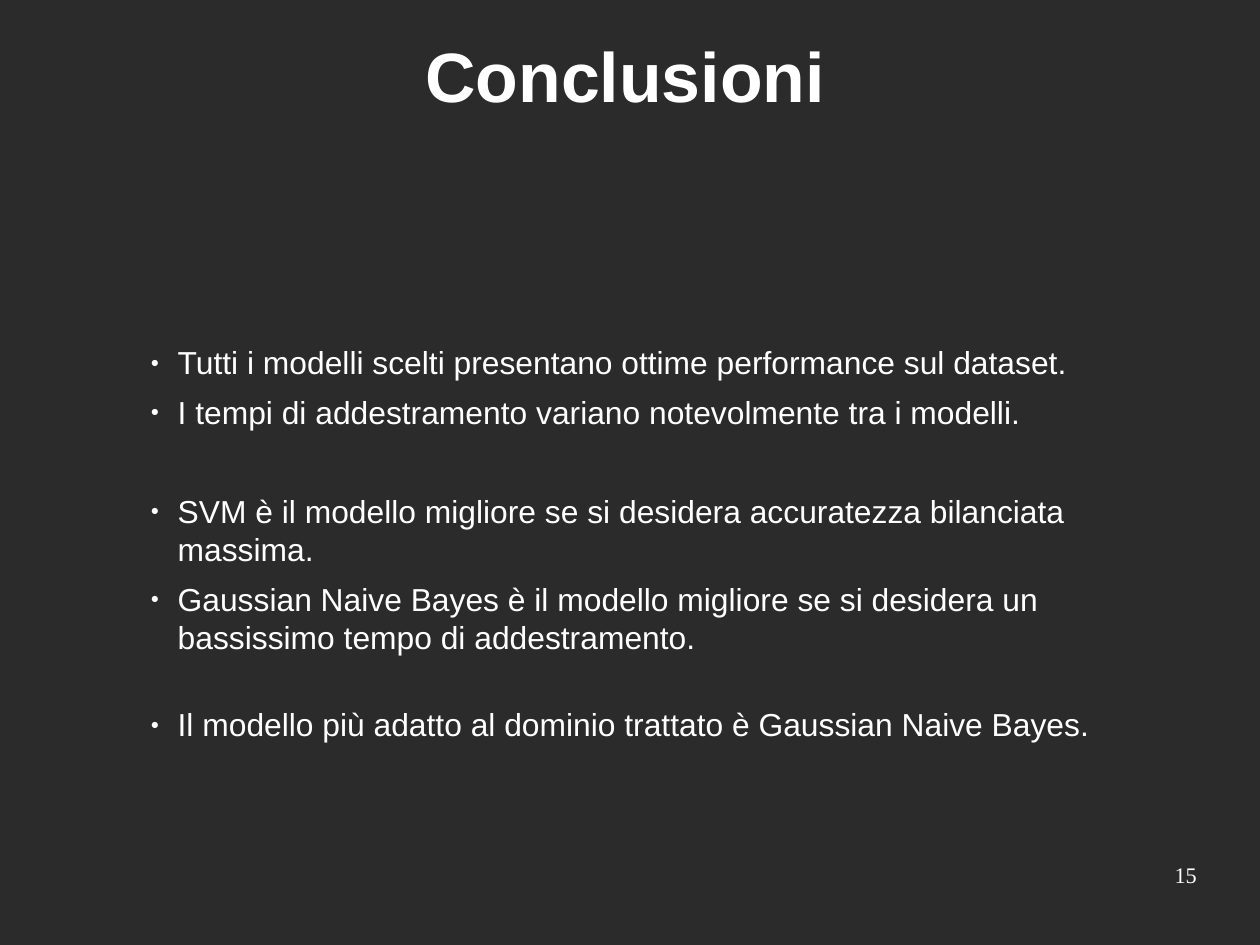
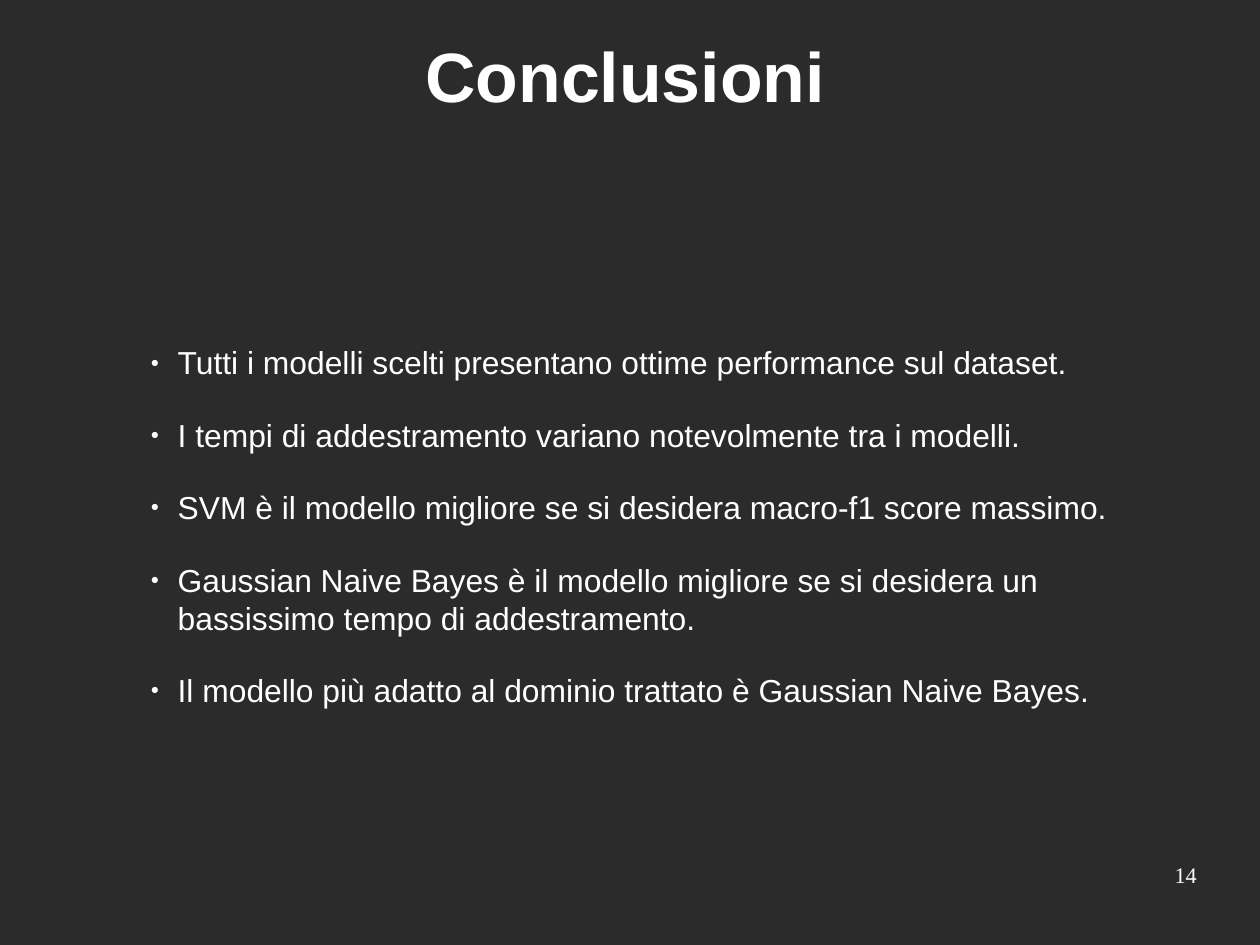
Before and after one commit to mattia010/dry_beans_ML, a slide deck: slide 14 of report/presentation_slides.odp (slide 15 before the commit). Drawn at 1260x945 pixels with LibreOffice and Linux fonts; fonts in the diff are those of the drawing; background and template pictures are left out; a plain dark background stands for a picture behind light text. Boxes give left, top, right and bottom in pixels: in the first picture for what was removed or moved away, otherwise in the second. Text is boxed around its words. In the diff, an @@ line names an element or a change of style, - is before the commit and + after.

```diff
--- a/report/presentation_slides.odp
+++ b/report/presentation_slides.odp
@@ text at <box>178,351,1089,708</box>: more space between paragraphs @@
@@ text at <box>178,495,1107,525</box>: text changed @@
-  ● SVM è il modello migliore se si desidera accuratezza bilanciata massima.
+  ● SVM è il modello migliore se si desidera macro-f1 score massimo.
@@ page number at <box>1175,868,1197,883</box>: text changed @@
-15
+14
```
Also in this commit, not shown: 8 other slides changed, 1 slide removed, 9 other files.
